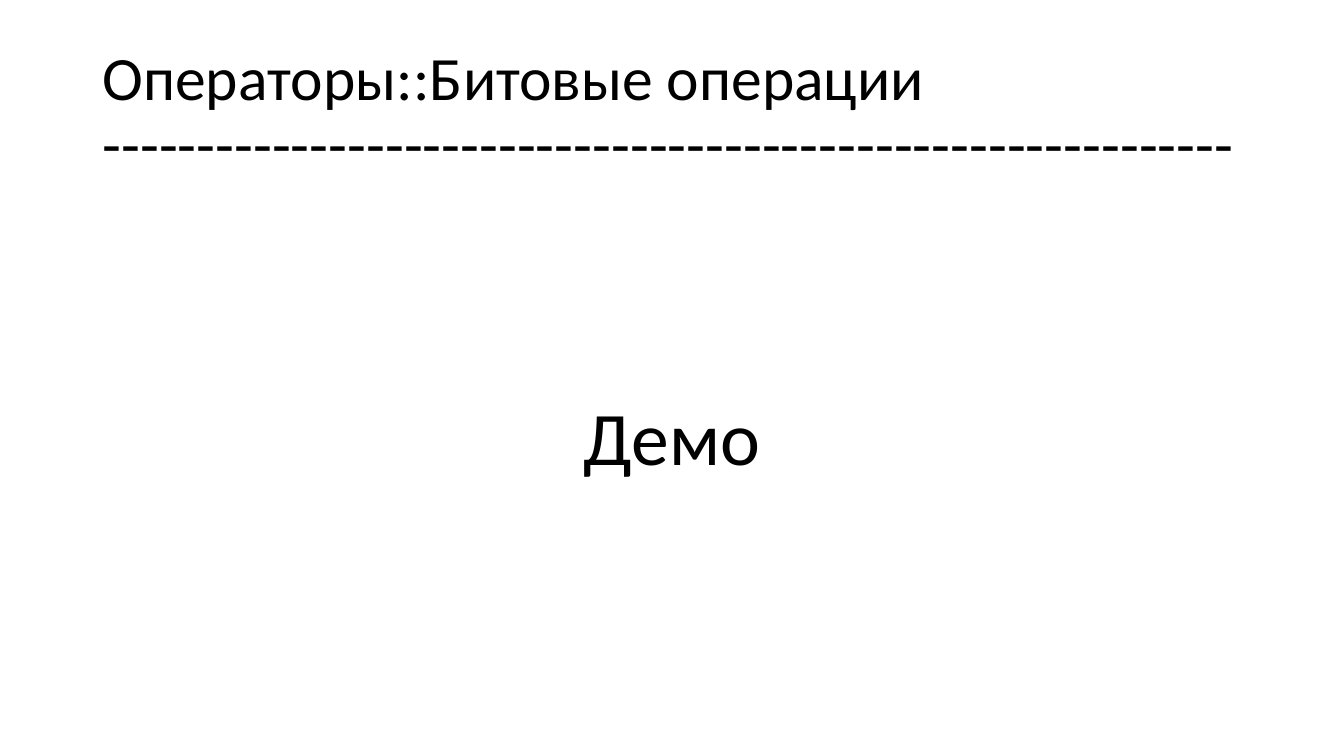
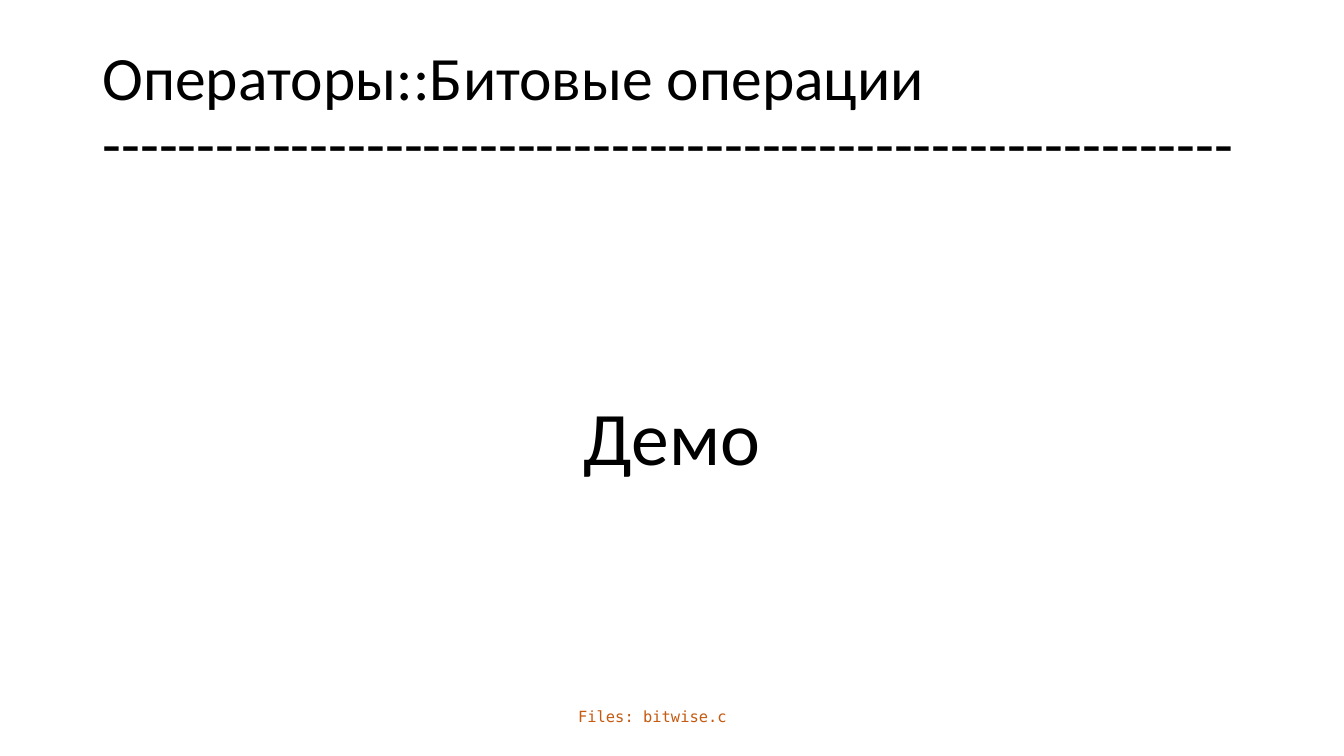
Before and after one commit to geeknik96/CLec, a slide deck: slide 23 of lec1/lec1.pptx. Drawn at 1344x756 pixels with LibreOffice and Linux fonts; fonts in the diff are those of the drawing. Boxes give left, top, right and bottom in pixels: in the first picture for what was removed or moved away, otherwise in the second. Text is boxed around its words. In the diff, an @@ line names an element or a change of style, - is before the commit and + after.

Commit message:
some changes in lec1.pptx

```diff
--- a/lec1/lec1.pptx
+++ b/lec1/lec1.pptx
@@ text added at [578, 710, 727, 723], 11 pt, text #C55A11 @@
+Files: bitwise.c
```
Also in this commit, not shown: 1 slide added, 5 other files.
